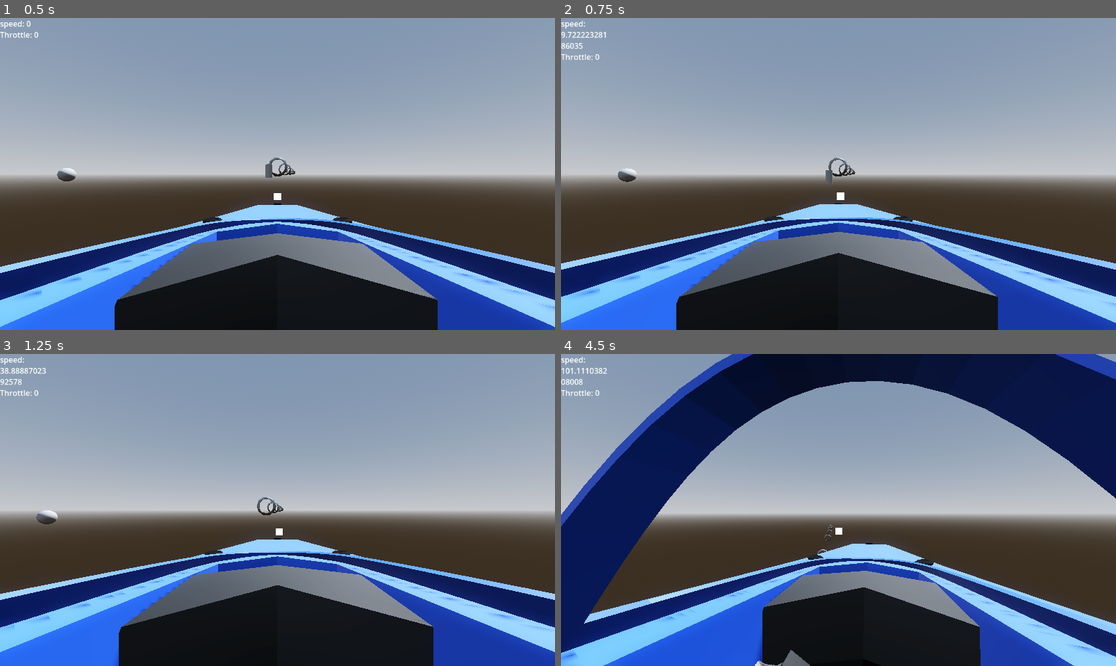
Above: before the commit, frames 1-4 (two rows, left to right).
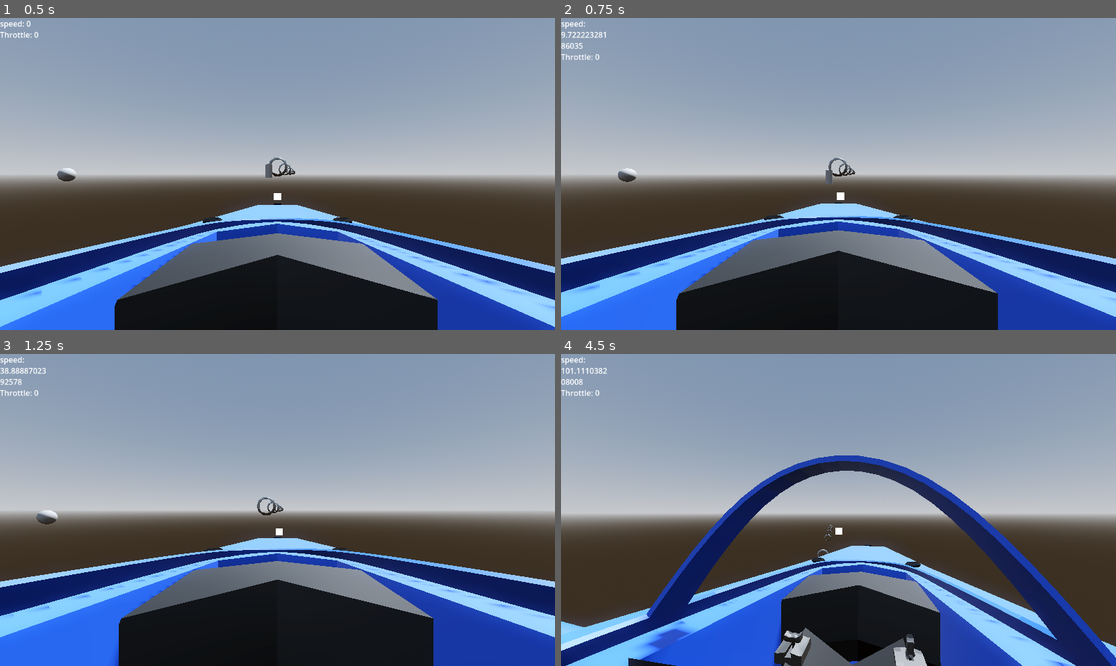
Above: after the commit, the same moments.

Repository: ZoeTheFox/oddity
Game: Godot game, scene res://Scenes/Main Scene/Main.tscn
Two runs of this game, one before a commit and one after it. Both use one fixed random seed, a clock stepped at 60 frames per second and the inputs below.
Inputs (mouse positions are in pixels of both pictures, inside the frame that each line leads up to):
- Up to frame 1 (0.5 s): no input
- Up to frame 2 (0.75 s): tap Enter at 0.5 s; move the mouse to (866, 174) at 0.52 s; hold Space (move-up) from 0.53 s (still down); tap K (camera-switch-view) at 0.6 s
- Up to frame 3 (1.25 s): keep holding Space (move-up)
- Up to frame 4 (4.5 s): keep holding Space (move-up); move the mouse to (810, 510) at 1.27 s; tap Alt (camera-look-around) at 1.35 s; tap K (camera-switch-view) at 1.55, 2.1, 2.85, 3.8, 4.35 s; move the mouse to (849, 503) at 2.02 s; move the mouse to (832, 516) at 2.77 s; move the mouse to (877, 513) at 3.52 s; hold Alt (camera-look-around) 3.53-4.28 s; move the mouse to (794, 506) at 4.27 s

Frame 1 is identical in both runs. In frame 2, 4.9% of the frame differs, in the area x 0-100%, y 48-98%; in frame 3, 10%; in frame 4, 44%, in the area x 0-100%, y 0-100%.

Commit message:
adjustet some stuff

Diff:
--- a/Oddity/Scenes/Spaceship/Scripts/CameraScripts/CameraShake.gd
+++ b/Oddity/Scenes/Spaceship/Scripts/CameraScripts/CameraShake.gd
@@ -49,9 +49,9 @@
 
 func logarithmicTransform(vector):
 	# Logarithmic scaling factor to adjust the intensity of the transformation
-	var logFactor = 0.01
+	var logFactor = 0.025
 	#var maxMovement = 0.0015
-	var maxMovement = 2.5
+	var maxMovement = 3
 
 	var transformedVector = Vector3()
 
@@ -68,3 +68,7 @@
 
 func _on_fighter_gen_7_speed_signal(speed):
 	self.speed = speed
+
+
+func _on_cameras_set_default_position(defaultPosition):
+	self.defaultPosition = self.defaultPosition.lerp(defaultPosition, get_process_delta_time() * 2.0)
--- a/Oddity/Scenes/Spaceship/Scripts/CameraScripts/CameraSwitchingController.gd
+++ b/Oddity/Scenes/Spaceship/Scripts/CameraScripts/CameraSwitchingController.gd
@@ -16,9 +16,7 @@
 	if Input.is_action_just_released("camera-switch-view"):
 		if (not is_first_person):
 			setDefaultPosition.emit(third_person_position)
-			first_person_camera.position = first_person_camera.position.lerp(third_person_position, get_process_delta_time() * 2.0)
 			is_first_person = true
 		else:
 			setDefaultPosition.emit(Vector3.ZERO)
-			first_person_camera.position = first_person_camera.position.lerp(Vector3.ZERO, get_process_delta_time() * 2.0)
 			is_first_person = false
--- a/Oddity/Scenes/Spaceship/fighter_gen_7.tscn
+++ b/Oddity/Scenes/Spaceship/fighter_gen_7.tscn
@@ -138,3 +138,4 @@
 [connection signal="yaw" from="UserControl" to="." method="_on_user_control_yaw"]
 [connection signal="yaw" from="UserControl" to="Ship/Cameras/ViewCam/TwistPivot/PitchPivot/Camera3D/crosshairUI1stPerson" method="_on_user_control_yaw"]
 [connection signal="timeout" from="UserControl/Timer" to="UserControl" method="_on_timer_timeout"]
+[connection signal="setDefaultPosition" from="Ship/Cameras" to="Ship/Cameras/ViewCam/TwistPivot/PitchPivot/Camera3D" method="_on_cameras_set_default_position"]
